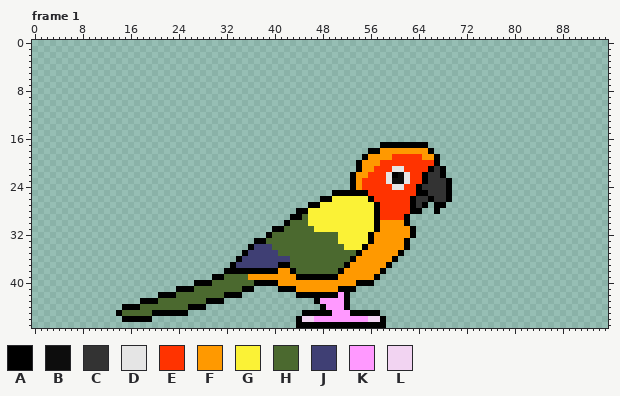
A pixel-art file gets an edit: Citrus/aseprite/citrus_roa_2.aseprite. The picture above was drawn from the file before the commit.
96x48 pixels, 65 frames. Shown: frame 1. The commit also changed other frames, which this record leaves out.
Visible layers, top first: "Wing", "Eye", "Tail", "Body", "back wing", "Talons".
Palette (. is transparent): A #000000  B #0d0d0d  C #333333  D #e5e5e5  E #ff3300  F #ff9900  G #fbf236  H #4b692f  J #3f3f74  K #ff99ff  L #f2d4f2
Pixels before, frame 1 (only the part around the change), first column x 54:
 0 ..........................................
 1 ..........................................
 2 ..........................................
 3 ..........................................
 4 ..........................................
 5 ..........................................
 6 ..........................................
 7 ..........................................
 8 ..........................................
 9 ..........................................
10 ..........................................
11 ..........................................
12 ..........................................
13 ..........................................
14 ..........................................
15 ..........................................
16 ..........................................
17 ....AAAAAAAA..............................
18 ..AAFFFFFFFFA.............................
19 .AFFFFEEEEEFFA............................
20 AFFFEEEEEEEEEA............................
21 AFFEEEDDEEEEACA...........................
22 FFEEEDABDEEACCA...........................
23 FEEEEDBBDEEACCCA..........................
24 FEEEEEDDEEACCCCA..........................
25 AAEEEEEEEEAACCCA..........................
26 GGAEEEEEEACCACCA..........................
27 GGGAEEEEEACA.AA...........................
28 GGGAEEEEEAA..A............................
The same view after the edit:
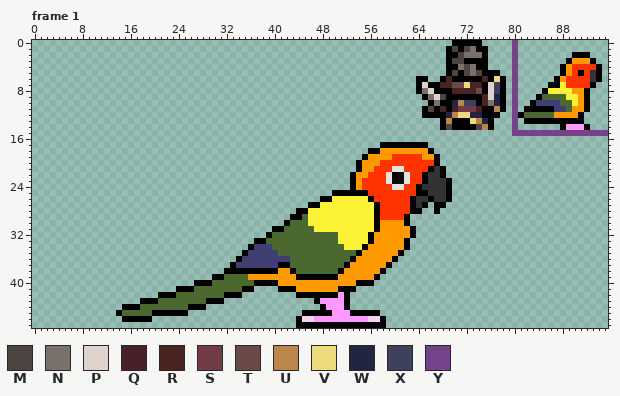
Colours new in this view: M #4d4340  N #7b716c  P #dfd2cc  Q #492029  R #492420  S #723c46  T #694a46  U #bb864b  V #eddb7d  W #222540  X #3e415b  Y #76428a
The edit:
layer "hurtbox" now shown
Changed rows in their new state; - is an unchanged pixel.
Frame 1, layer "hurtbox":
first column x 64:
 0 ------AAAAA-----Y---------------
 1 -----AMAMNAA----Y---------------
 2 -----AAMNNNA----Y---------AAA---
 3 -----AMMAAAA----Y--------AFFFA--
 4 -----AANMNAA----Y-------AFEEEEA-
 5 -----AMAMNMAAA--Y-------AFEAECA-
 6 AA--ARAAAAARAVA-Y------AFEEEECA-
 7 APAARRTTVRRAPXA-Y-----AAGEEEEA--
 8 ANPAAARRRRTAPXA-Y----AGGGGFFA---
 9 -ANPMAAAAAARPWA-Y---AHHHHGGFA---
10 --ANAAWUXXARNWA-Y--AJJJJHHGFA---
11 -AMARAQSSSQAAUA-Y-AAAAAJJHFFA---
12 -AAAAWUVVWWAAA--YAHHHHHFFFFA----
13 ----AUAAAVUWA---Y-AAAAAAAAAA----
14 ----AMAAAAMUA---Y-------AKKKA---
15 ----------------YYYYYYYYYYYYYYYY
